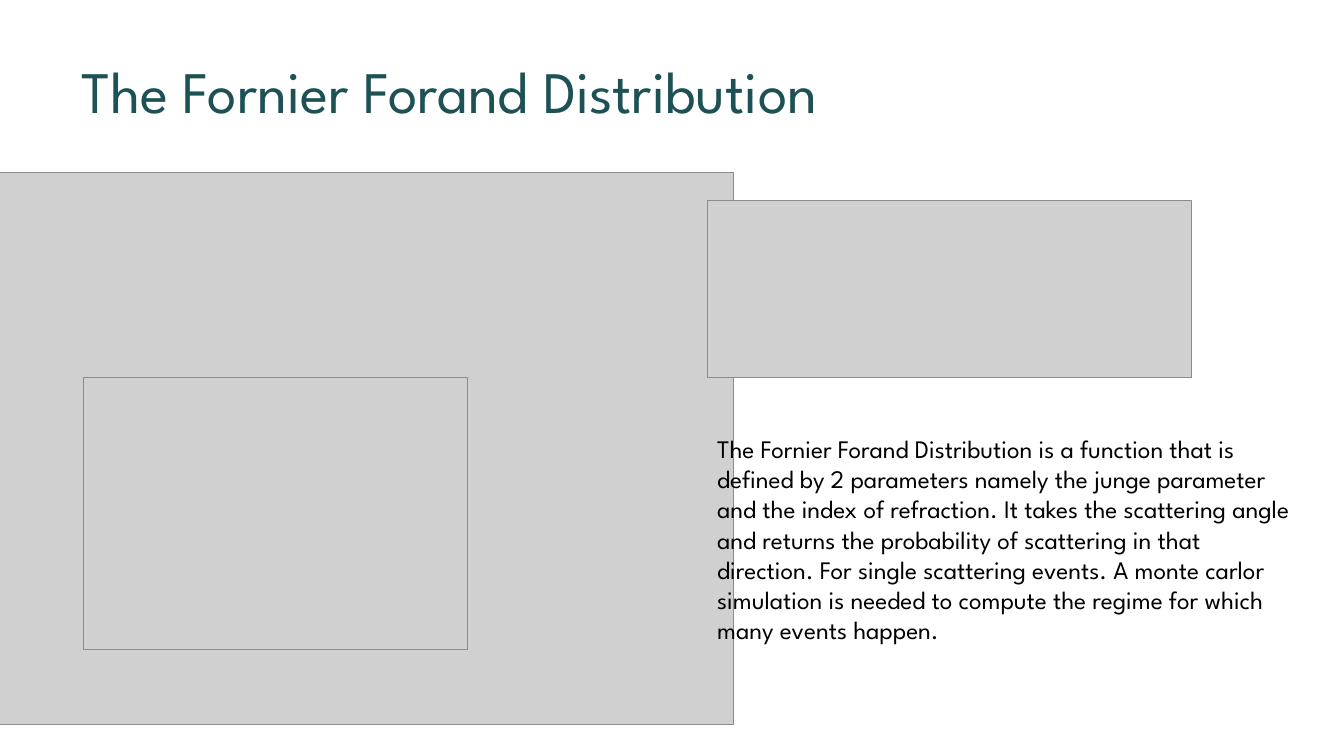
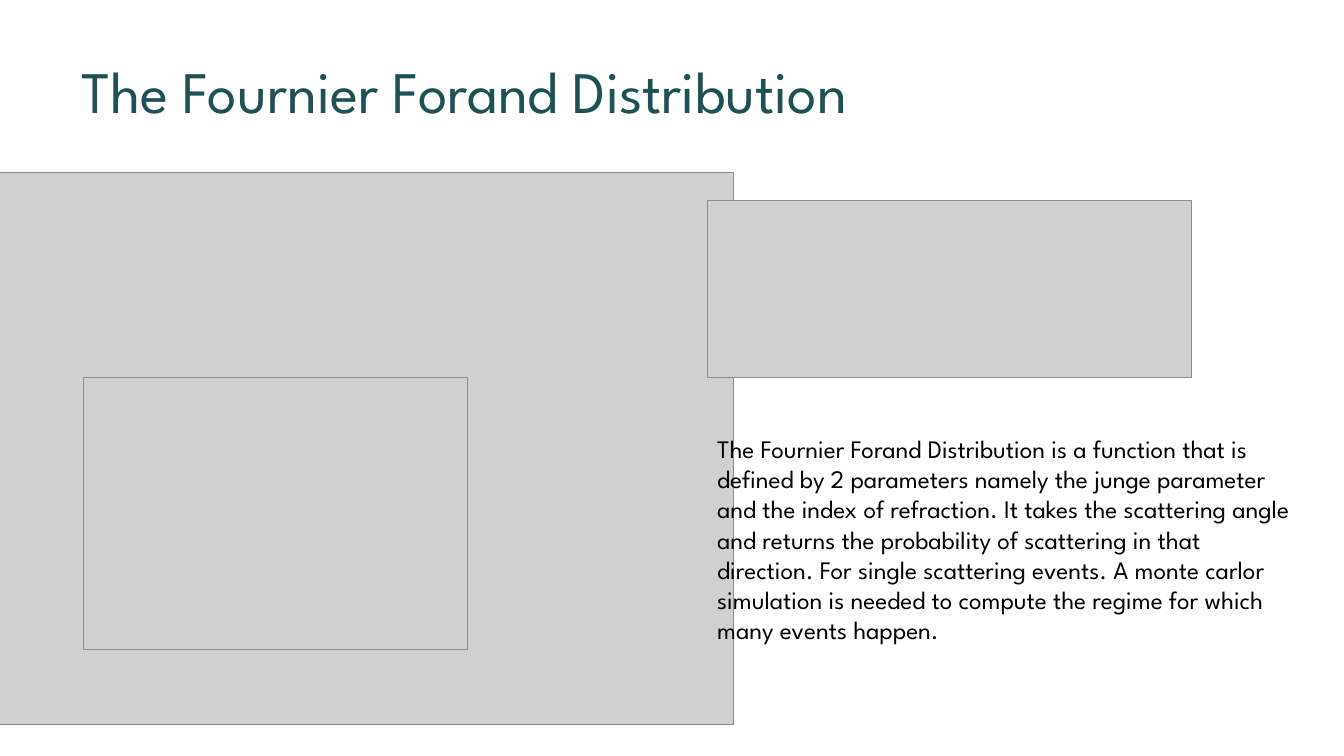
Before and after one commit to KAANVOLKAN05/GPGPU_Research, a slide deck: slide 4 of TurbidityMeterStudy/MonteCarloProj/Presentation for West River.pptx. Drawn at 1344x756 pixels with LibreOffice and Linux fonts; fonts in the diff are those of the drawing; grey boxes stand for pictures; background and template pictures are left out. Boxes give left, top, right and bottom in pixels: in the first picture for what was removed or moved away, otherwise in the second. Text is boxed around its words. In the diff, an @@ line names an element or a change of style, - is before the commit and + after.

```diff
--- a/TurbidityMeterStudy/MonteCarloProj/Presentation for West River.pptx
+++ b/TurbidityMeterStudy/MonteCarloProj/Presentation for West River.pptx
@@ title at (81, 72, 847, 114): text changed @@
-The Fornier Forand Distribution
+The Fournier Forand Distribution
@@ text at (717, 432, 1289, 648): text changed @@
-The Fornier Forand Distribution is a function that is defined by 2 parameters namely the junge parameter and the index of refraction. It takes the scattering angle and returns the probability of scattering in that direction. For single scattering events. A monte carlor simulation is needed to compute the regime for which many events happen.
+The Fournier Forand Distribution is a function that is defined by 2 parameters namely the junge parameter and the index of refraction. It takes the scattering angle and returns the probability of scattering in that direction. For single scattering events. A monte carlor simulation is needed to compute the regime for which many events happen.
```
Also in this commit, not shown: 7 other slides changed, 1 slide added, 1 other file.
